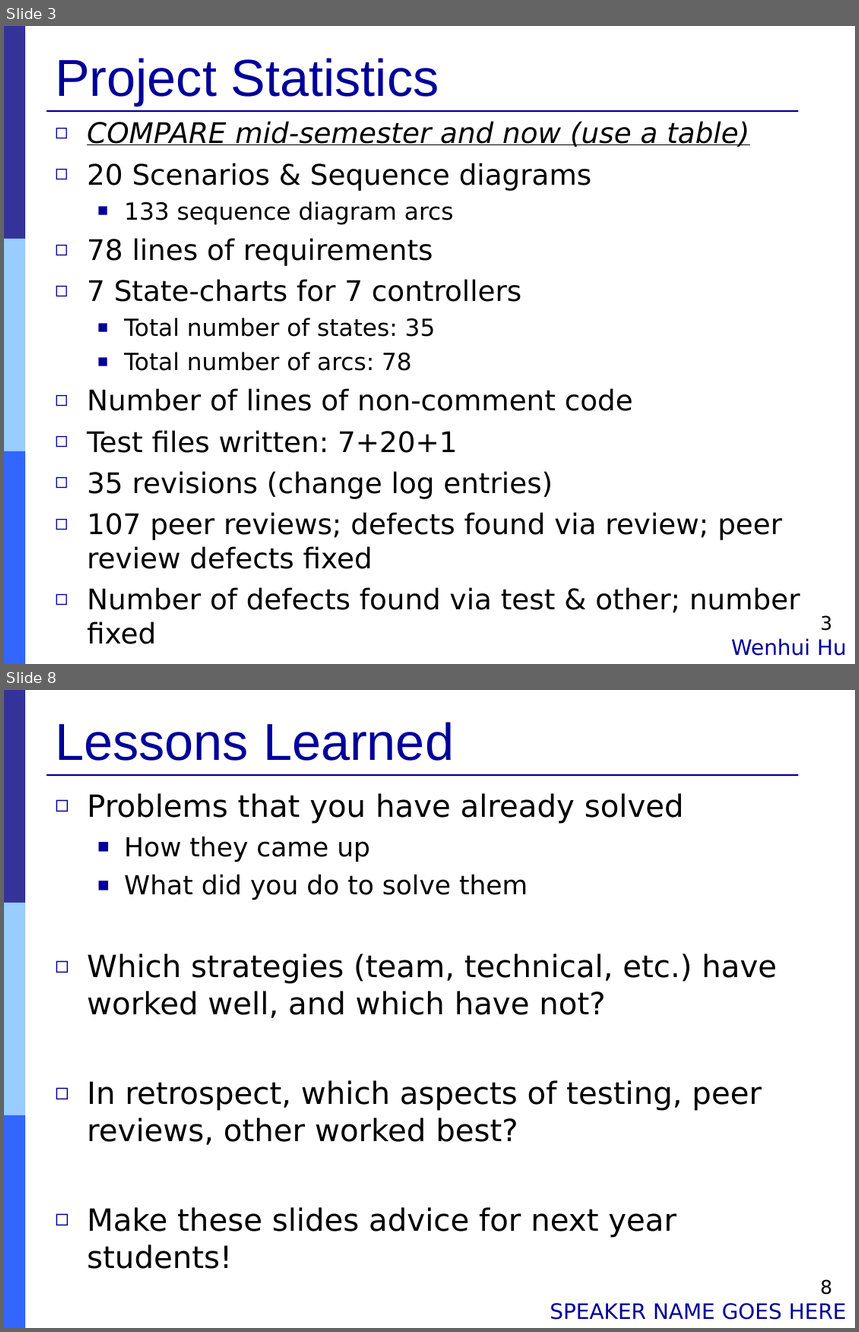
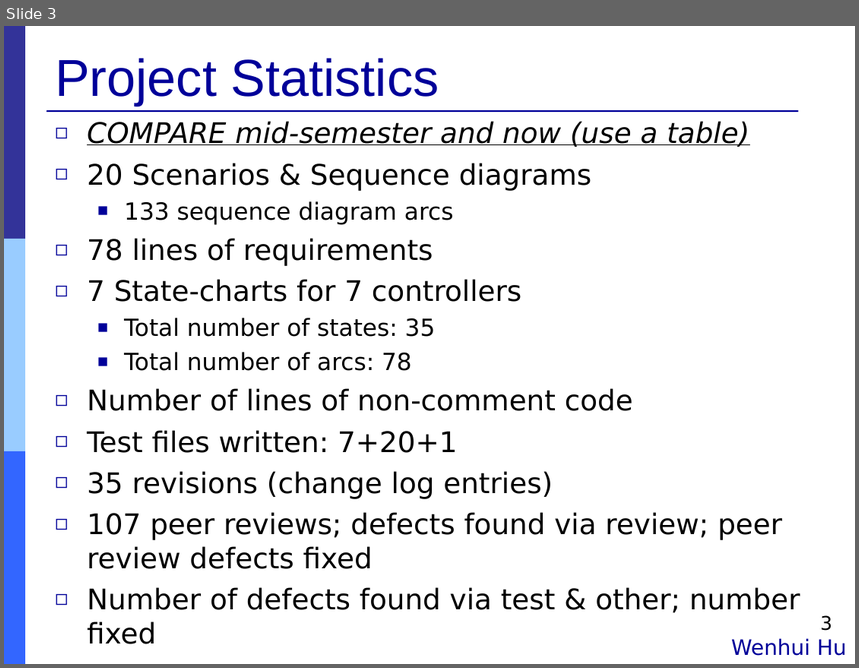
Before and after one commit to Muliang/18649, a slide deck: logs/09_final_pres.ppt. Shown one above the other, each under a label of ours: slides 3 and 8 before the commit, slide 3 after it; the slides between them are not shown. The pictures are 859x1332 and 859x668 pixels, drawn with LibreOffice and Linux fonts; fonts in the diff are those of the drawing. Boxes give left, top, right and bottom in pixels: in the first picture for what was removed or moved away, otherwise in the second. Text is boxed around its words. In the diff, an @@ line names an element or a change of style, - is before the commit and + after.

```diff
--- a/logs/09_final_pres.ppt
+++ b/logs/09_final_pres.ppt
@@ slide 8 removed at [4,690,855,1328], background #FFFFFF; not listed: 4 template elements that a slide beside it also shows @@
@@ title removed at [55,722,454,761] @@
-Lessons Learned
@@ text removed at [87,793,777,1269] @@
-◻ Problems that you have already solved
-  ■ How they came up
-  ■ What did you do to solve them
-◻ Which strategies (team, technical, etc.) have worked well, and which have not?
-◻ In retrospect, which aspects of testing, peer reviews, other worked best?
-◻ Make these slides advice for next year students!
@@ page number removed at [820,1280,832,1295] @@
-8
@@ text removed at [550,1303,847,1320] @@
-SPEAKER NAME GOES HERE
```
Also in this commit, not shown: 4 slides changed, 7 slides added, 3 other slides removed.
